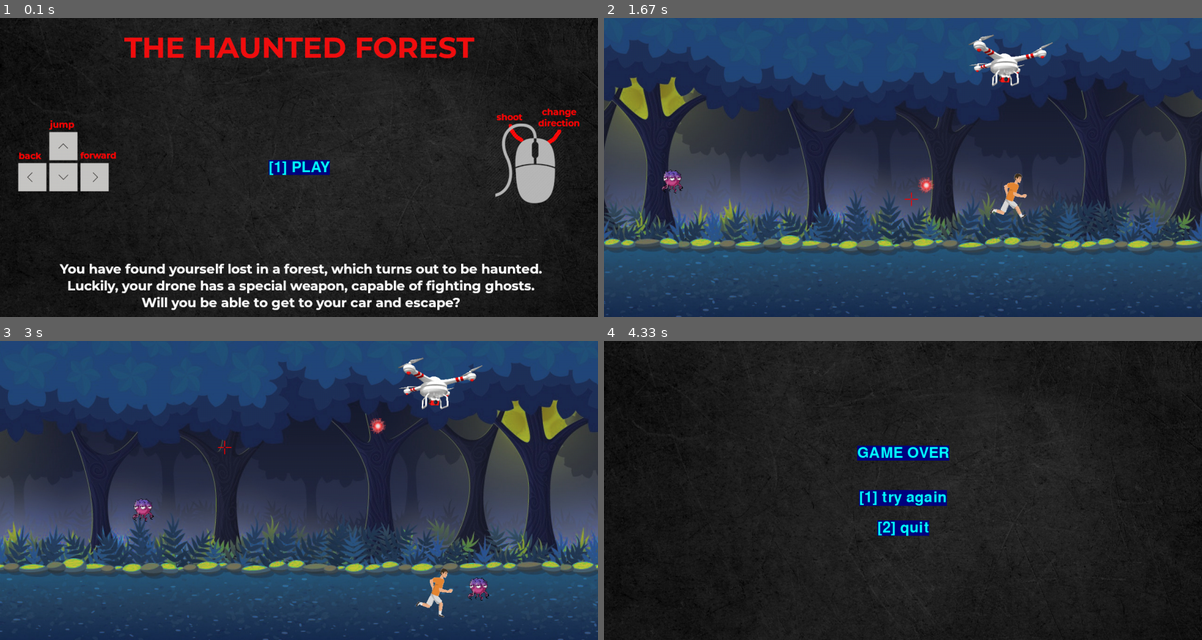
Above: before the commit, frames 1-4 (two rows, left to right).
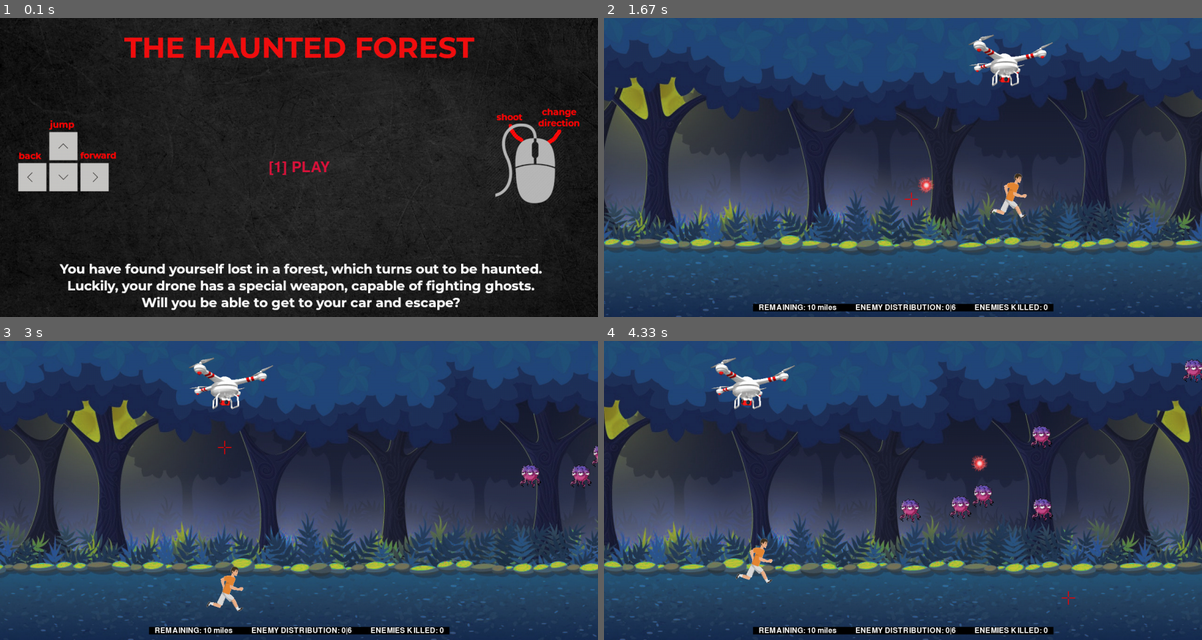
Above: after the commit, the same moments.

Repository: miro011/python-pygame-project
Game: pygame game, started from run.py
Same seed, same stepped clock (60 frames per second), same inputs: the game is played once before the commit and once after it.
Inputs (mouse positions are in pixels of both pictures, inside the frame that each line leads up to):
- Up to frame 1 (0.1 s): no input
- Up to frame 2 (1.67 s): tap 1 at 0.33 s; hold Right 0.67-1.13 s; move the mouse to (992, 62) at 0.7 s; press the mouse at (687, 158) at 1.2 s; move the mouse to (783, 203) at 1.3 s; release the mouse at (873, 245) at 1.43 s; hold Up from 1.5 s (still down); click (908, 197) at 1.58 s
- Up to frame 3 (3 s): release Up at 1.8 s; hold Right 1.83-2.3 s; click (454, 538) at 1.92 s; tap 1 at 2.33 s; hold Left from 2.67 s (still down); click (227, 448) at 2.75 s
- Up to frame 4 (4.33 s): release Left at 3.2 s; hold Left 3.23-3.63 s; click (885, 487) at 3.32 s; hold Up 3.67-4.03 s; click (1022, 472) at 3.75 s; hold Right from 4.07 s (still down); click (1070, 598) at 4.15 s

The runs differ from the first frame. In frame 1, 0.5% of the frame differs, in the area x 44-56%, y 47-53%; in frame 2, 1.5%; in frame 3, 34%; in frame 4, 91%, in the area x 0-100%, y 0-100%.

Commit message:
hud added

Diff:
--- a/background.py
+++ b/background.py
@@ -15,7 +15,6 @@
         for xLeftCoord in [0, globals.DISPLAY_WIDTH]:
             image = pygame.image.load("./media/images/background.png")
             self.imagesArr.append(image)
-            # move_ip not working properly for me
             rect = pygame.Rect(xLeftCoord, 0, image.get_width(), image.get_height())
             self.rectsArr.append(rect)
 
--- a/bullet.py
+++ b/bullet.py
@@ -6,7 +6,6 @@
     ######################################################################
     # CONSTRUCTOR
 
-    # x and y should be the coordinates of the ship (at least in the base game)
     def __init__(self, screen, spritesDict):
         self.screen = screen
         self.spritesDict = spritesDict
--- a/enemy.py
+++ b/enemy.py
@@ -8,11 +8,11 @@
     ######################################################################
     # CONSTRUCTOR
 
-    def __init__(self, screen, spritesDict):
+    def __init__(self, screen, spritesDict, shouldSpanwOnTheRight=None):
         self.screen = screen
         self.spritesDict = spritesDict
 
-        shouldSpanwOnTheRight = self.calculate_chancery(globals.ENEMY_SPAWN_ON_THE_RIGHT_CHANCE)
+        shouldSpanwOnTheRight = shouldSpanwOnTheRight if shouldSpanwOnTheRight else self.calculate_chancery(globals.ENEMY_SPAWN_ON_THE_RIGHT_CHANCE)
         self.startSide = 1 if shouldSpanwOnTheRight else -1 # -1 left / 1 right
 
 
@@ -62,6 +62,7 @@
             self.rect.center = startV.lerp(finalV, progress)
 
         if self.rect.collidelist(self.spritesDict["bullets"]) != -1:
+            self.spritesDict["player"][0].kills += 1
             self.respawn()
 
     def blit(self):
@@ -70,10 +71,10 @@
     ######################################################################
     # RESPAWN
 
-    def respawn(self):
+    def respawn(self, shouldSpanwOnTheRight=None):
         self.nextImageTimer.cancel()
         self.shouldDelete = True
-        self.spritesDict["enemies"].append(Enemy(self.screen, self.spritesDict))
+        self.spritesDict["enemies"].append(Enemy(self.screen, self.spritesDict, shouldSpanwOnTheRight))
 
 
     ######################################################################
--- a/globals.py
+++ b/globals.py
@@ -8,8 +8,13 @@
 GREEN_COLOR=(0, 255, 255)
 ORANGE_COLOR=(255, 100, 0)
 BLUE_COLOR = (0, 0, 128)
+RED_COLOR = (220,20,60)
+BLACK_COLOR = (0,0,0)
 
 DIST_FROM_BOTTOM = 40 # used so that I can put a HUD on the bottom (player, enemies etc.)
 
-ENEMY_DF_NUMBER = 5
+ENEMY_DF_NUMBER = 6
 ENEMY_SPAWN_ON_THE_RIGHT_CHANCE = 90 # 70%
+
+DISTANCE_TO_RUN = 3600 # 3600 frames - 1 minutes of running forward
+DISTANCE_TO_RUN_MILES = 10 # conversions will be done to convert them above relative to ten miles
--- /dev/null
+++ b/hud.py
@@ -0,0 +1,31 @@
+import globals
+import pygame
+
+class Hud():
+    ######################################################################
+    # CONSTRUCTOR
+
+    def __init__(self, screen, spritesDict):
+        self.screen = screen
+        self.spritesDict = spritesDict
+        self.text = None
+        self.rect = None
+
+    ######################################################################
+    # OPTIONAL
+
+    def blit(self):
+        font = pygame.font.Font('freesansbold.ttf', 16)
+        self.text = font.render(self.get_msg(), True, globals.WHITE_COLOR, globals.BLACK_COLOR)
+        self.rect = self.text.get_rect()
+        self.rect.center = (globals.DISPLAY_WIDTH/2, globals.DISPLAY_HEIGHT - (globals.DIST_FROM_BOTTOM/2))
+
+        self.screen.blit(self.text, self.rect)
+
+    ######################################################################
+    # OTHER
+
+    def get_msg(self):
+        playerInst = self.spritesDict["player"][0]
+        milesLeft = round(globals.DISTANCE_TO_RUN_MILES - (globals.DISTANCE_TO_RUN_MILES * (playerInst.distanceTravelled / globals.DISTANCE_TO_RUN)))
+        return f"   REMAINING: {milesLeft} miles          ENEMY DISTRIBUTION: {playerInst.numEnemiesToEachSide[0]}|{playerInst.numEnemiesToEachSide[1]}          ENEMIES KILLED: {playerInst.kills}   "
--- a/menu.py
+++ b/menu.py
@@ -21,6 +21,7 @@
         if self.menuType == "welcome": textStr = "[1] PLAY"
         elif self.menuType == "pause": textStr = "PAUSED\n\n\n[1] resume\n\n[2] quit"
         elif self.menuType == "over": textStr = "GAME OVER\n\n\n[1] try again\n\n[2] quit"
+        elif self.menuType == "victory": textStr = "CONGRATULATIONS, YOU MANAGED TO ESCAPE!!!\n\n\n[1] play again\n\n[2] quit"
         self.textLineObjsArr = self.generate_multiline_text_elems(textStr)
 
     ######################################################################
@@ -38,7 +39,7 @@
                         self.toggle_menu()
                     elif self.status == 1 and event.key == pygame.K_2:
                         self.quit_the_game()
-                elif self.menuType == "over":
+                elif self.menuType == "over" or self.menuType == "victory":
                     if self.status == 1 and event.key == pygame.K_1:
                         self.status = -1
                         self.spritesInst.load_dict()
@@ -76,7 +77,7 @@
         textLinesArr = textStr.split("\n")
 
         # used to get the height, so we can calculate and center mutliple lines
-        sampleTextElem = font.render(textLinesArr[0], True, globals.GREEN_COLOR, globals.BLUE_COLOR)
+        sampleTextElem = font.render(textLinesArr[0], True, globals.RED_COLOR)
         sampleTextRect = sampleTextElem.get_rect()
 
         lineHeight = sampleTextRect.height
@@ -85,7 +86,7 @@
         curElemYCenter = (((globals.DISPLAY_HEIGHT - overallHeight) / 2) + (lineHeight / 2)) # starting with the ones on the top
 
         for i in range(len(textLinesArr)):
-            textElem = font.render(textLinesArr[i], True, globals.GREEN_COLOR, globals.BLUE_COLOR)
+            textElem = font.render(textLinesArr[i], True, globals.RED_COLOR)
             textRect = textElem.get_rect()
             textRect.center = (globals.DISPLAY_WIDTH / 2, curElemYCenter) # set the center of the rectangular object
             output.append({"text":textElem, "rect":textRect})
--- a/player.py
+++ b/player.py
@@ -32,6 +32,10 @@
 
         self.direcion = 1 # 1 = forward / -1 = backward
 
+        self.kills = 0
+        self.distanceTravelled = 0 # +60/s (going forward) | Target: 120x60=7200 = 10 miles | Calc Remaining: 10 - (10 * (x/7200))
+        self.numEnemiesToEachSide = [0, 0]
+
 
     ######################################################################
     # OPTIONAL
@@ -58,6 +62,11 @@
 
 
     def update_location(self):
+        self.distanceTravelled = self.distanceTravelled + 1 if self.direcion == 1 else self.distanceTravelled - 1
+        if self.distanceTravelled >= globals.DISTANCE_TO_RUN:
+            self.spritesDict["victory_menu"][0].toggle_menu()
+            return
+
         newRect = self.rect.move(self.curSpeedX, self.curSpeedY)
         if newRect.collidelist(self.spritesDict["walls"]) == -1:
             self.rect = newRect
@@ -69,15 +78,22 @@
         if self.jumpInProg: self.manage_jump()
 
         # not a good placement but 1 player vs loop 5 enemies each
-        # makes it so that when the player is going forward and all enemies are behind him one of them respawn in front
-        if self.direcion == 1:
-            allBehind = True
-            for enemySprite in self.spritesDict["enemies"]:
-                if enemySprite.rect.left > self.rect.right:
-                    allBehind = False
-                    break
-            if allBehind:
-                self.spritesDict["enemies"][0].respawn()
+        # makes it so that when the player is going forward and all enemies are behind him one of them respawns in front for balancing sake
+        # additionally, calculates the enemies on each side of the player for the HUD
+        allEnemiesBehind = True
+        self.numEnemiesToEachSide = [0, 0]
+
+        for enemySprite in self.spritesDict["enemies"]:
+            if self.direcion == 1 and enemySprite.rect.left > self.rect.right:
+                allEnemiesBehind = False
+            if enemySprite.rect.right < self.rect.right:
+                self.numEnemiesToEachSide[0] += 1
+            else:
+                self.numEnemiesToEachSide[1] += 1
+
+        if self.direcion == 1 and allEnemiesBehind:
+            for i in range(2):
+                self.spritesDict["enemies"][i].respawn(True)
 
 
 
--- a/sprites.py
+++ b/sprites.py
@@ -10,6 +10,7 @@
 import pointer
 import drone
 import cross
+import hud
 
 class Sprites():
 
@@ -33,6 +34,9 @@
 
         self.dict["over_menu"] = []
         self.dict["over_menu"].append(menu.Menu(self, "over"))
+
+        self.dict["victory_menu"] = []
+        self.dict["victory_menu"].append(menu.Menu(self, "victory"))
 
         self.dict["walls"] = []
         self.dict["walls"].append(wall.Wall("top"))
@@ -58,6 +62,9 @@
 
         self.dict["bullets"] = []
 
+        self.dict["hud"] = []
+        self.dict["hud"].append(hud.Hud(self.screen, self.dict))
+
         self.dict["pointer"] = []
         self.dict["pointer"].append(pointer.Pointer(self.screen, self.dict))
 
@@ -79,7 +86,8 @@
                 if hasattr(sprite, 'update_location'):
                     sprite.update_location()
                 if hasattr(sprite, 'shouldDelete') and sprite.shouldDelete:
-                    self.dict[key].remove(sprite) # this removes its reference in self.dict
+                    try: self.dict[key].remove(sprite) # this removes its reference in self.dict
+                    except: pass # bug fix
                     del sprite # this removes the sprite instance itself
                     continue
                 if hasattr(sprite, 'blit'):
